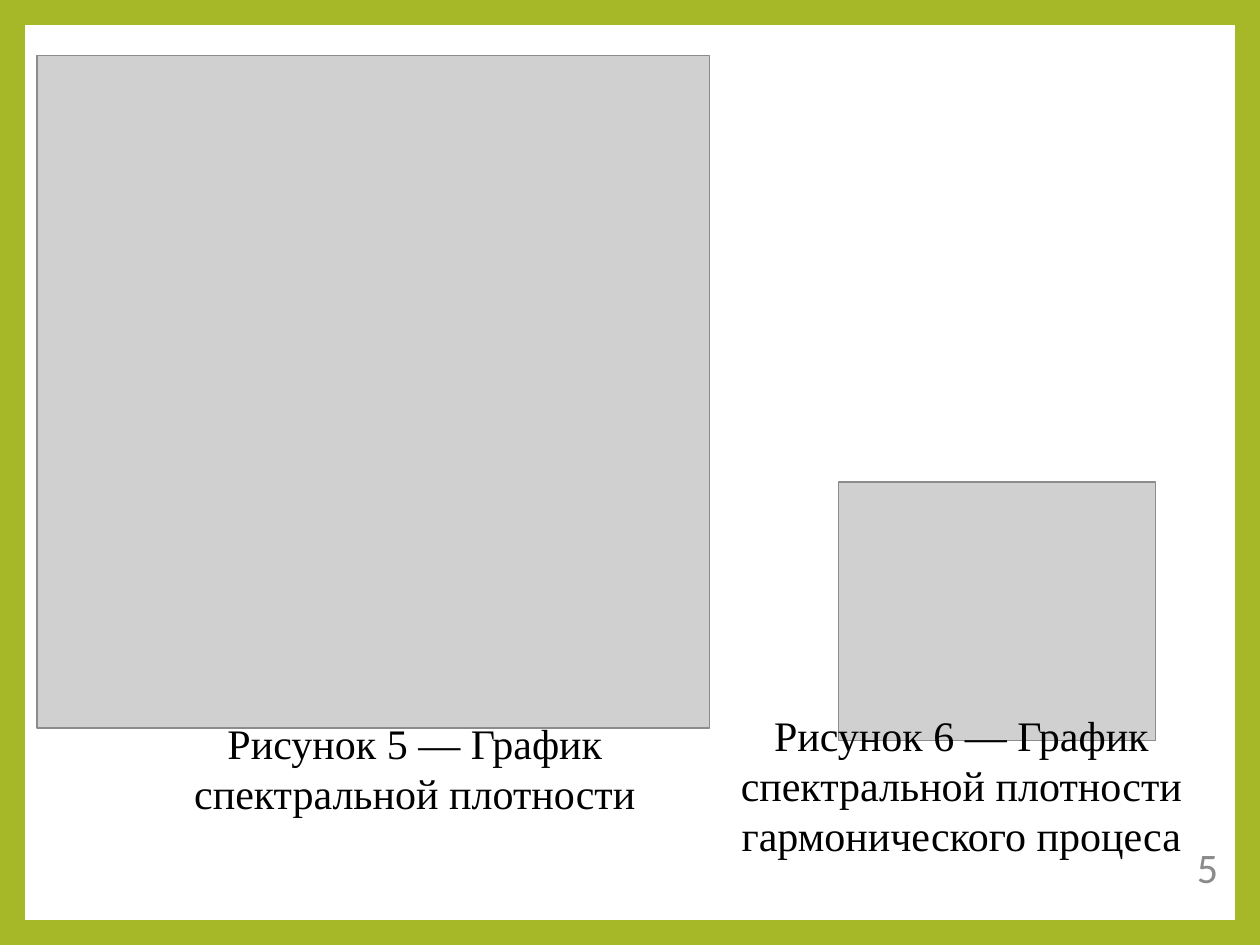
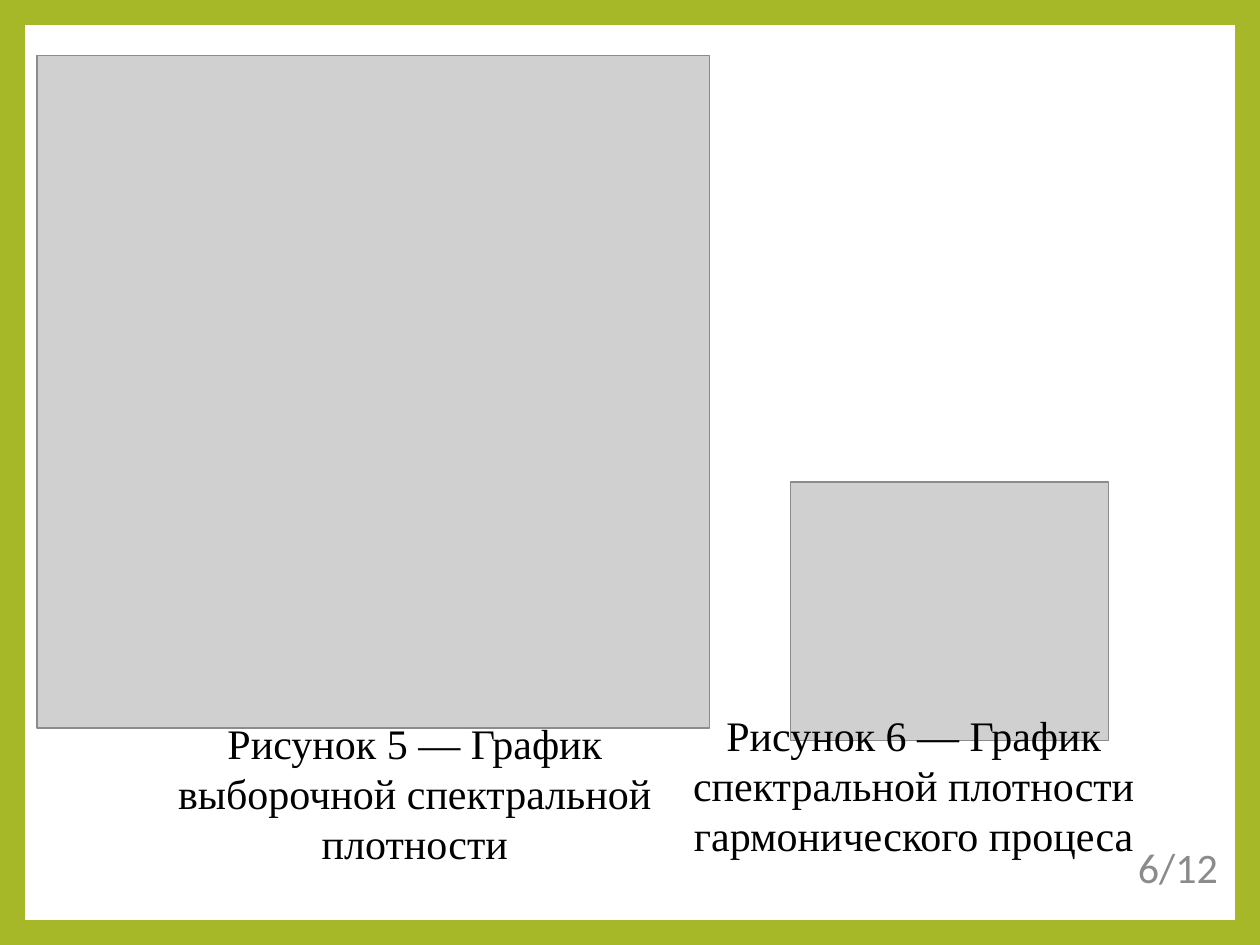
Before and after one commit to Ivan456/diplom, a slide deck: slide 6 of Ivan Vodich.ppt (slide 5 before the commit). Drawn at 1260x945 pixels with LibreOffice and Linux fonts; fonts in the diff are those of the drawing; grey boxes stand for pictures. Boxes give left, top, right and bottom in pixels: in the first picture for what was removed or moved away, otherwise in the second. Text is boxed around its words. In the diff, an @@ line names an element or a change of style, - is before the commit and + after.

```diff
--- a/Ivan Vodich.ppt
+++ b/Ivan Vodich.ppt
@@ picture: place and size @@
-picture at [838,483,1155,741]
+picture at [791,483,1109,741]
@@ text "Рисунок 6 ― График спектральной ...": place and size @@
-text "Рисунок 6 ― График спектральной ..." at [741,718,1182,860]
+text "Рисунок 6 ― График спектральной ..." at [693,718,1134,860]
@@ text at [178,726,651,860]: text changed @@
-Рисунок 5 ― График спектральной плотности
+Рисунок 5 ― График выборочной спектральной плотности
@@ text at [1138,854,1218,885]: text changed @@
-5
+6/12
```
Also in this commit, not shown: 9 other slides changed, 1 slide added, 2 other files.
